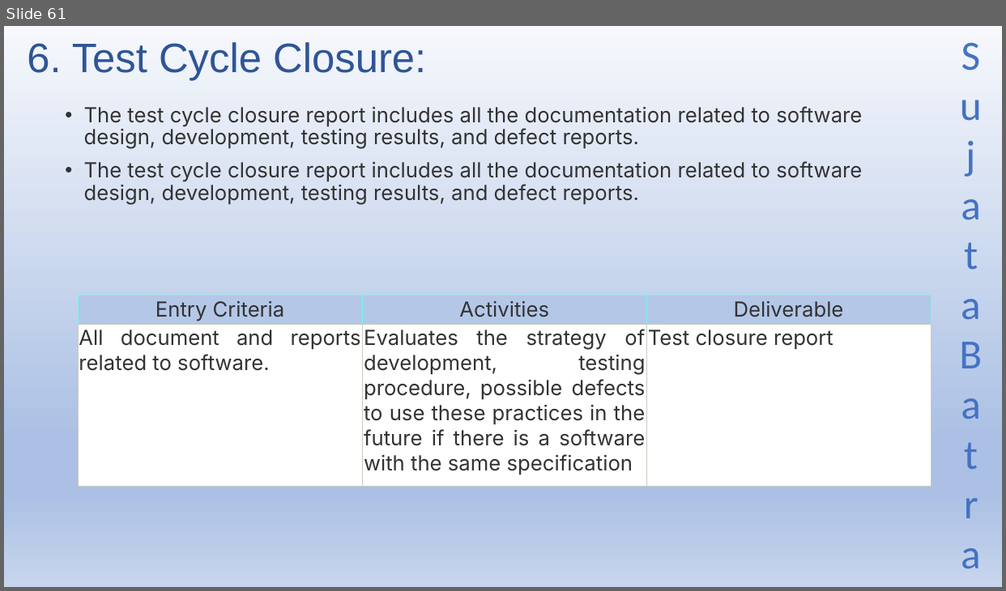
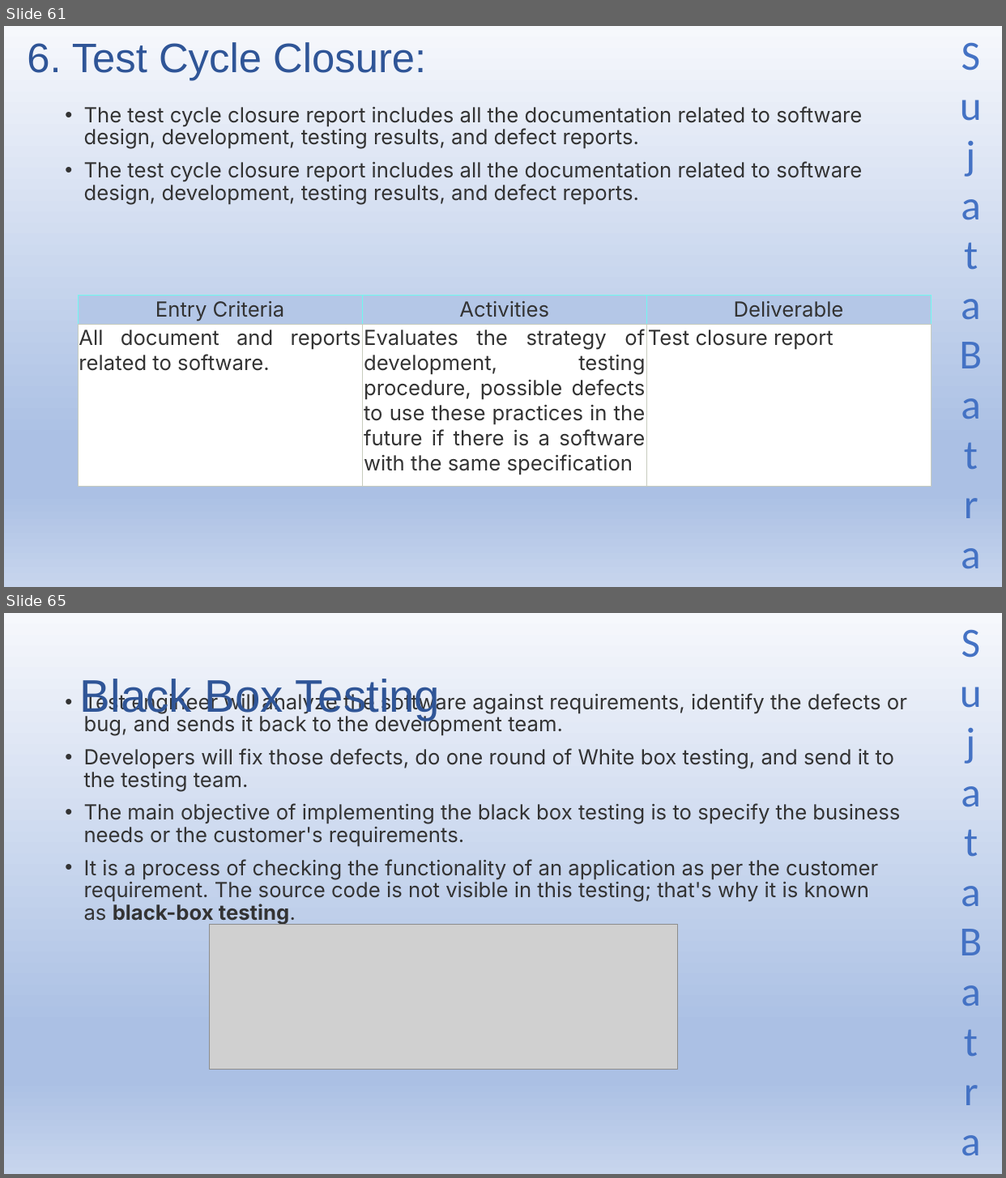
Before and after one commit to Sujatabatra/SapientNov2021QABatch, a slide deck: QA/QA Study Material.pptx. Shown one above the other, each under a label of ours: slide 61 before the commit, slides 61 and 65 after it; the slides between them are not shown. The pictures are 1006x591 and 1006x1178 pixels, drawn with LibreOffice and Linux fonts; fonts in the diff are those of the drawing; grey boxes stand for pictures. Boxes give left, top, right and bottom in pixels: in the first picture for what was removed or moved away, otherwise in the second. Text is boxed around its words. In the diff, an @@ line names an element or a change of style, - is before the commit and + after.

```diff
--- a/QA/QA Study Material.pptx
+++ b/QA/QA Study Material.pptx
@@ slide 65 added at (4, 613, 1002, 1174), background gradient #F6F8FC to #ABC0E4 to #C7D5ED; not listed: 1 template element that a slide beside it also shows @@
@@ title added at (80, 679, 441, 720), 44 pt, text #2F5597 @@
+Black Box Testing
@@ text added at (84, 692, 907, 925), 20 pt, text #333333 @@
+• Test engineer will analyze the software against requirements, identify the defects or bug, and sends it back to the development team.
+• Developers will fix those defects, do one round of White box testing, and send it to the testing team.
+• The main objective of implementing the black box testing is to specify the business needs or the customer's requirements.
+• It is a process of checking the functionality of an application as per the customer requirement. The source code is not visible in this testing; that's why it is known as black-box testing.
@@ picture added at (210, 924, 678, 1070) @@
```
Also in this commit, not shown: 14 other slides added.
